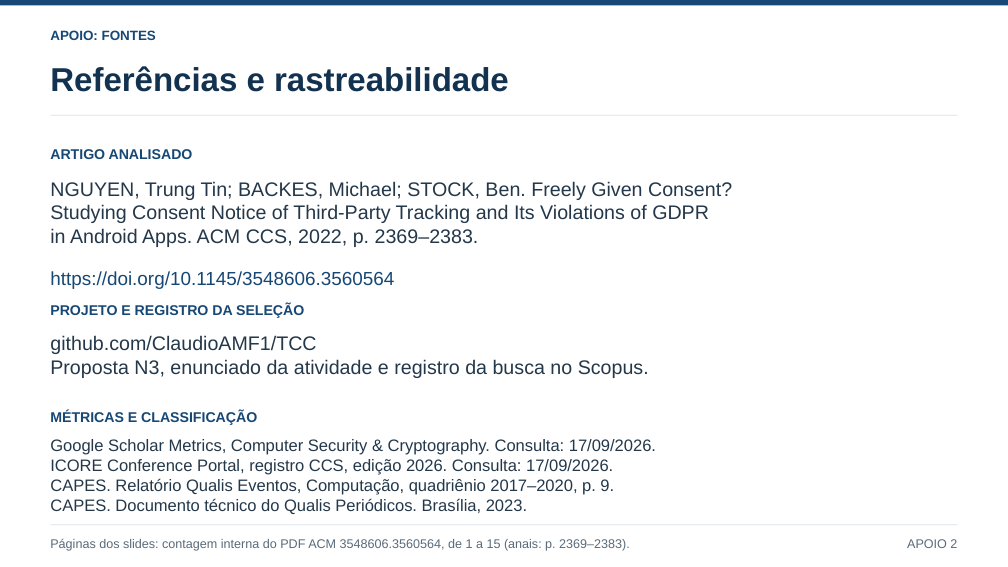
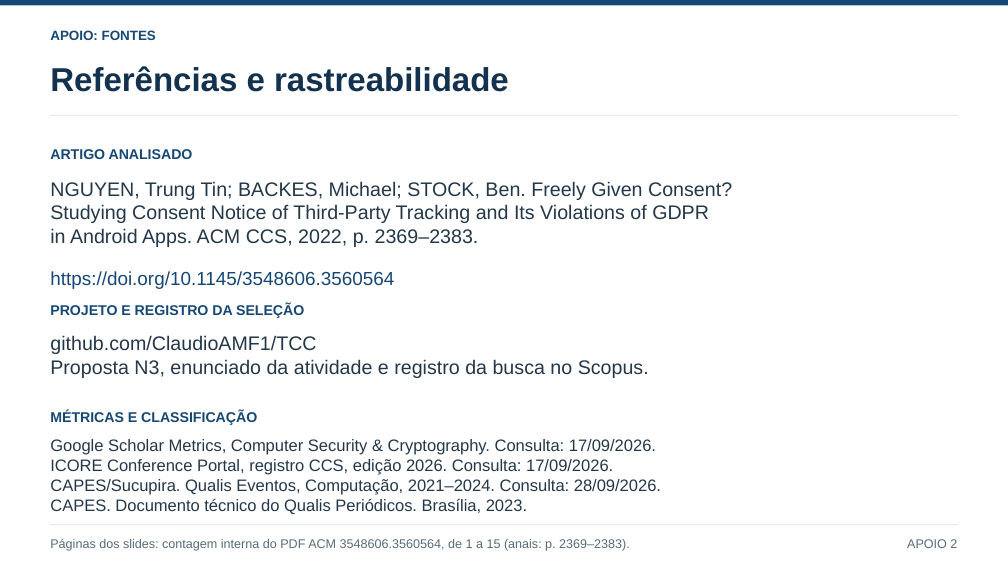
Before and after one commit to ClaudioAMF1/TCC, a slide deck: slide 25 of seminario/apresentacao/seminario-analise-de-artigo.pptx. Drawn at 1008x567 pixels with LibreOffice and Linux fonts; fonts in the diff are those of the drawing. Boxes give left, top, right and bottom in pixels: in the first picture for what was removed or moved away, otherwise in the second. Text is boxed around its words. In the diff, an @@ line names an element or a change of style, - is before the commit and + after.

```diff
--- a/seminario/apresentacao/seminario-analise-de-artigo.pptx
+++ b/seminario/apresentacao/seminario-analise-de-artigo.pptx
@@ text at bbox=[50, 479, 661, 495]: text changed @@
-CAPES. Relatório Qualis Eventos, Computação, quadriênio 2017–2020, p. 9.
+CAPES/Sucupira. Qualis Eventos, Computação, 2021–2024. Consulta: 28/09/2026.
```
Also in this commit, not shown: 12 other slides changed, 10 other files.
